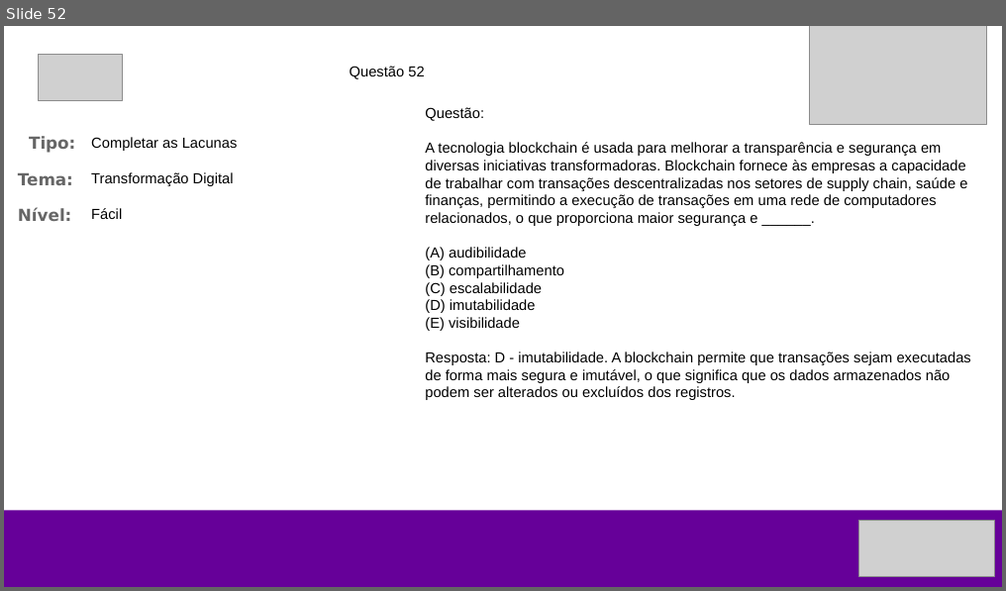
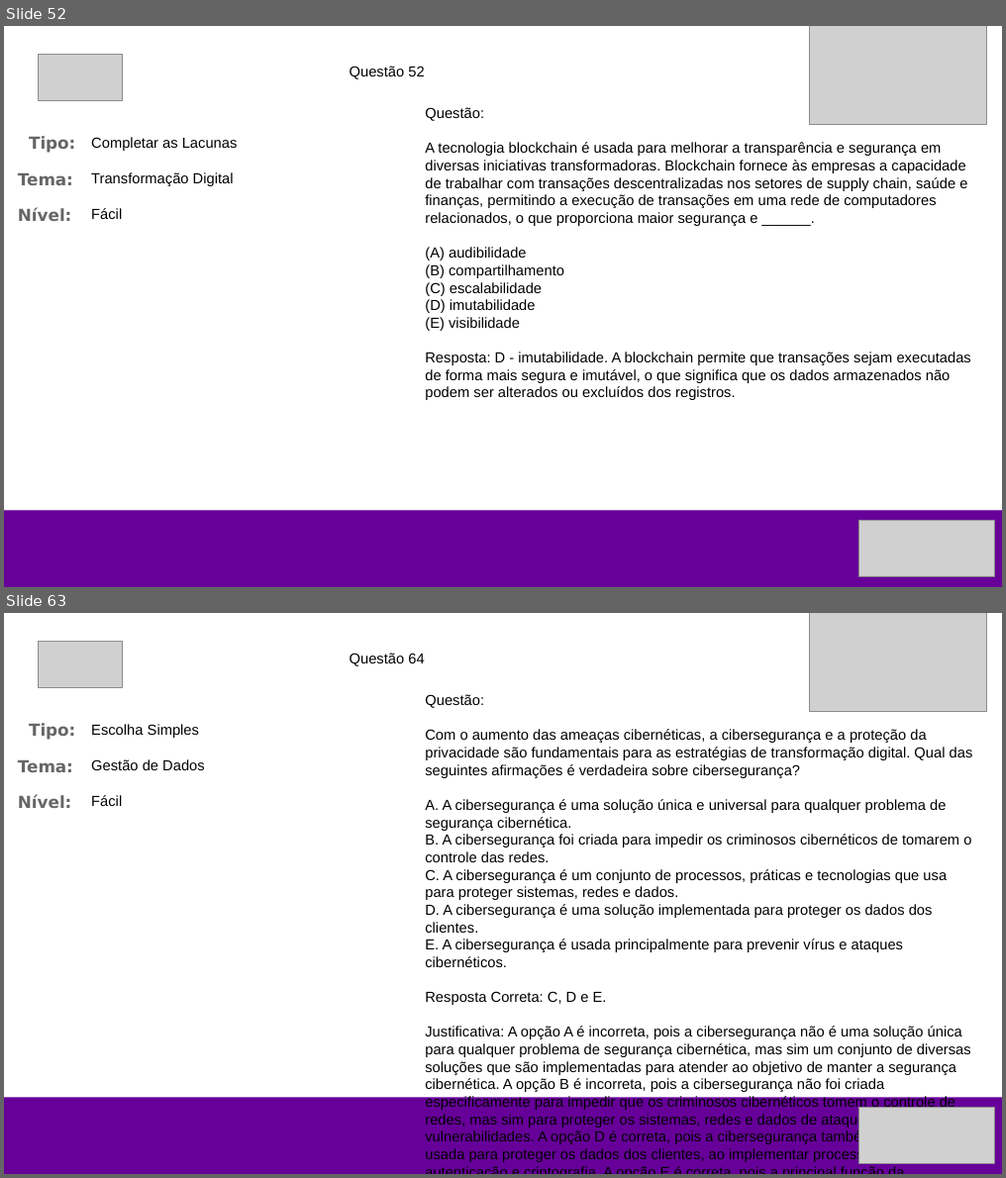
Before and after one commit to wvcode/ds-kbd, a slide deck: questoes.pptx. Shown one above the other, each under a label of ours: slide 52 before the commit, slides 52 and 63 after it; the slides between them are not shown. The pictures are 1006x591 and 1006x1178 pixels, drawn with LibreOffice and Linux fonts; fonts in the diff are those of the drawing; grey boxes stand for pictures. Boxes give left, top, right and bottom in pixels: in the first picture for what was removed or moved away, otherwise in the second. Text is boxed around its words. In the diff, an @@ line names an element or a change of style, - is before the commit and + after.

```diff
--- a/questoes.pptx
+++ b/questoes.pptx
@@ slide 63 added at box(4, 613, 1002, 1174), background #FFFFFF @@
@@ picture added at box(38, 642, 122, 688) @@
@@ picture added at box(810, 613, 986, 711) @@
@@ text added at box(350, 653, 424, 666), 14 pt, text #000000 @@
+Questão 64
@@ text added at box(425, 694, 973, 1162), 14 pt, text #000000 @@
+Questão:
+Com o aumento das ameaças cibernéticas, a cibersegurança e a proteção da privacidade são fundamentais para as estratégias de transformação digital. Qual das seguintes afirmações é verdadeira sobre cibersegurança?
+A. A cibersegurança é uma solução única e universal para qualquer problema de segurança cibernética.
+B. A cibersegurança foi criada para impedir os criminosos cibernéticos de tomarem o controle das redes.
+C. A cibersegurança é um conjunto de processos, práticas e tecnologias que usa para proteger sistemas, redes e dados.
+D. A cibersegurança é uma solução implementada para proteger os dados dos clientes.
+E. A cibersegurança é usada principalmente para prevenir vírus e ataques cibernéticos.
+Resposta Correta: C, D e E.
+Justificativa: A opção A é incorreta, pois a cibersegurança não é uma solução única para qualquer problema de segurança cibernética, mas sim um conjunto de diversas soluções que são implementadas para atender ao objetivo de manter a segurança cibernética. A opção B é incorreta, pois a cibersegurança não foi criada especificamente para impedir que os criminosos cibernéticos tomem o controle de redes, mas sim para proteger os sistemas, redes e dados de ataques e vulnerabilidades. A opção D é correta, pois a cibersegurança também pode ser usada para proteger os dados dos clientes, ao implementar processos de autenticação e criptografia. A opção E é correta, pois a principal função da cibersegurança é prevenir vírus e ataques cibernéticos.
@@ text added at box(29, 723, 75, 740), 16 pt, text #666666, bold @@
+Tipo:
@@ text added at box(91, 724, 199, 738), 14 pt, text #000000 @@
+Escolha Simples
@@ text added at box(18, 761, 73, 772), 16 pt, text #666666, bold @@
+Tema:
@@ text added at box(91, 760, 205, 770), 14 pt, text #000000 @@
+Gestão de Dados
@@ text added at box(18, 795, 71, 808), 16 pt, text #666666, bold @@
+Nível:
@@ text added at box(91, 795, 122, 806), 14 pt, text #000000 @@
+Fácil
@@ rectangle added at box(4, 1097, 1002, 1174), fill #660099 @@
@@ picture added at box(859, 1108, 994, 1164) @@
```
Also in this commit, not shown: 66 other slides added, 8 other files.
